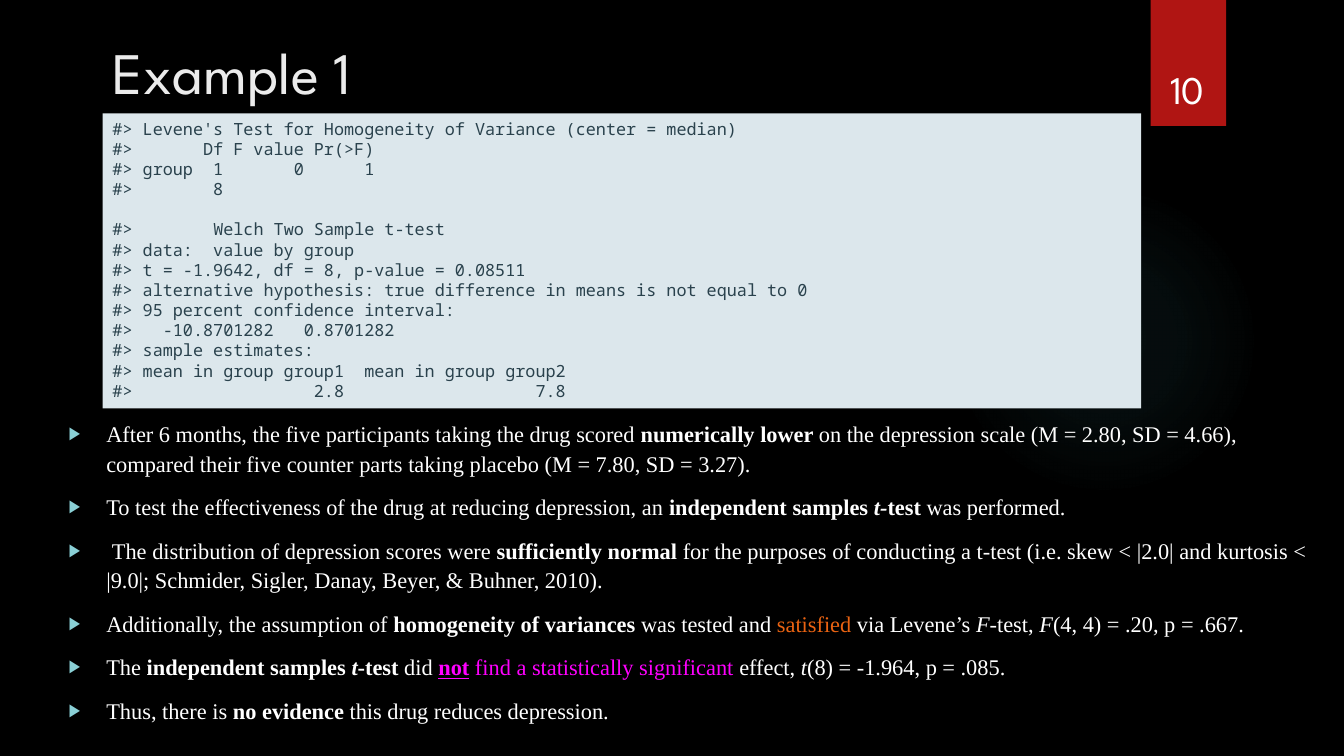
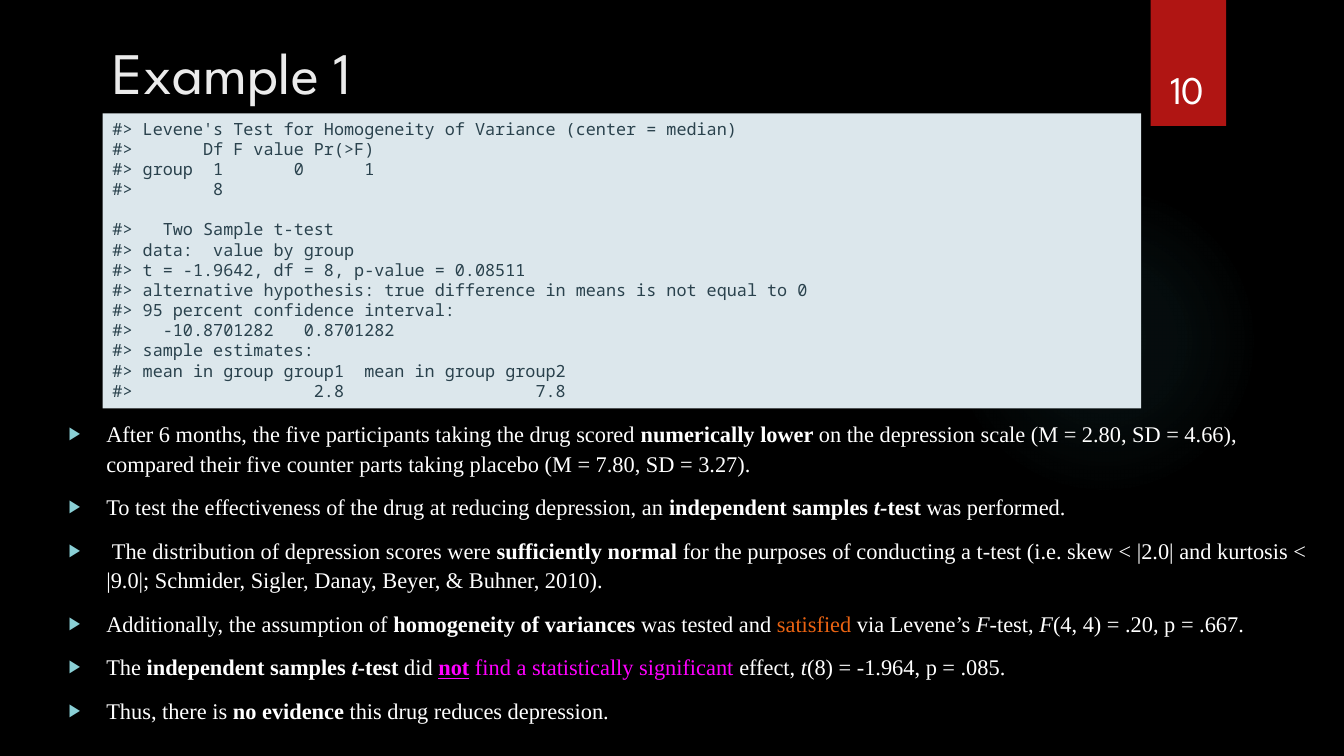
Before and after one commit to TysonStanley/EDUC-6600, a slide deck: slide 10 of Slides/u02_Ch7_ttest.pptx. Drawn at 1344x756 pixels with LibreOffice and Linux fonts; fonts in the diff are those of the drawing; background and template pictures are left out. Boxes give left, top, right and bottom in pixels: in the first picture for what was removed or moved away, otherwise in the second. Text is boxed around its words. In the diff, an @@ line names an element or a change of style, - is before the commit and + after.

```diff
--- a/Slides/u02_Ch7_ttest.pptx
+++ b/Slides/u02_Ch7_ttest.pptx
@@ text in rectangle at box(163, 222, 334, 239): text changed @@
-#> Welch Two Sample t-test
+#> Two Sample t-test
```
Also in this commit, not shown: 2 other slides changed.
